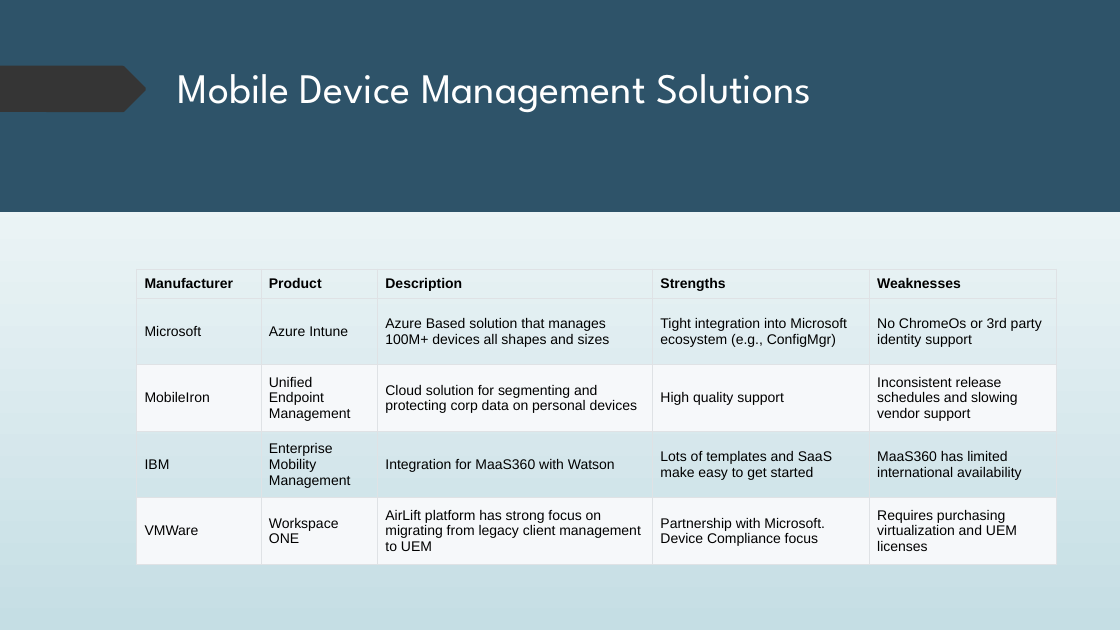
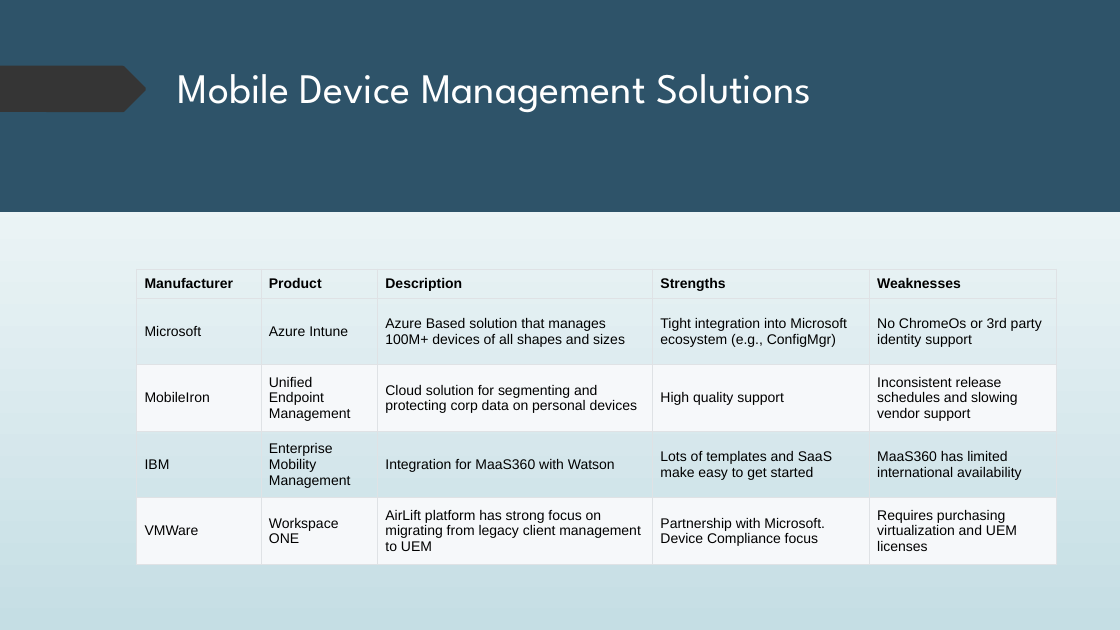
Before and after one commit to dr-natetorious/TIM-7030-Managing_Risks_and_Privacy, a slide deck: slide 11 of Week7_MasterDataMgmt/BachmeierNTIM7030-7.pptx. Drawn at 1120x630 pixels with LibreOffice and Linux fonts; fonts in the diff are those of the drawing. Boxes give left, top, right and bottom in pixels: in the first picture for what was removed or moved away, otherwise in the second. Text is boxed around its words. In the diff, an @@ line names an element or a change of style, - is before the commit and + after.

```diff
--- a/Week7_MasterDataMgmt/BachmeierNTIM7030-7.pptx
+++ b/Week7_MasterDataMgmt/BachmeierNTIM7030-7.pptx
@@ table at <box>137,270,1056,565</box> @@
-row 2, column 3: Azure Based solution that manages 100M+ devices all shapes and sizes
+row 2, column 3: Azure Based solution that manages 100M+ devices of all shapes and sizes
```
Also in this commit, not shown: 1 other slide changed, 1 other file.
